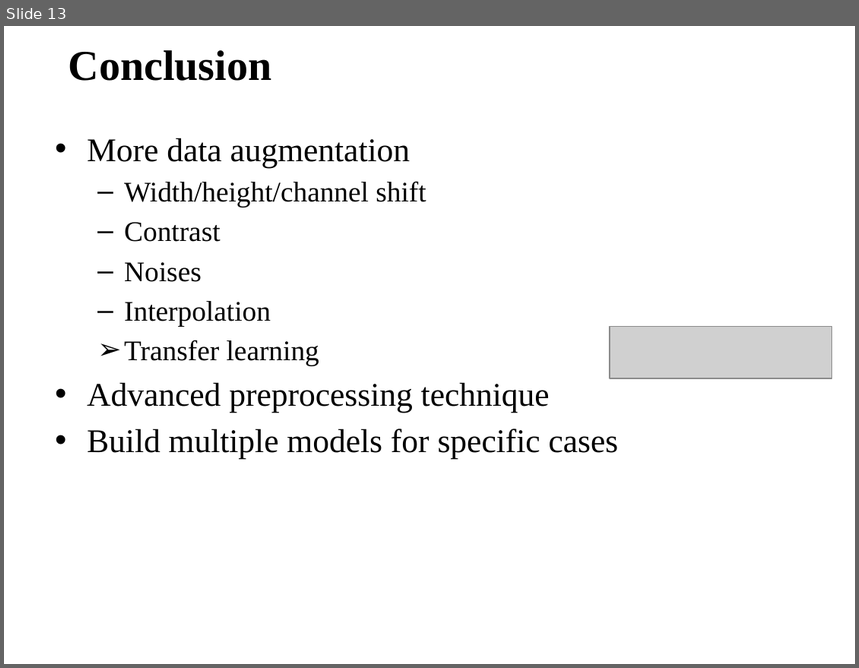
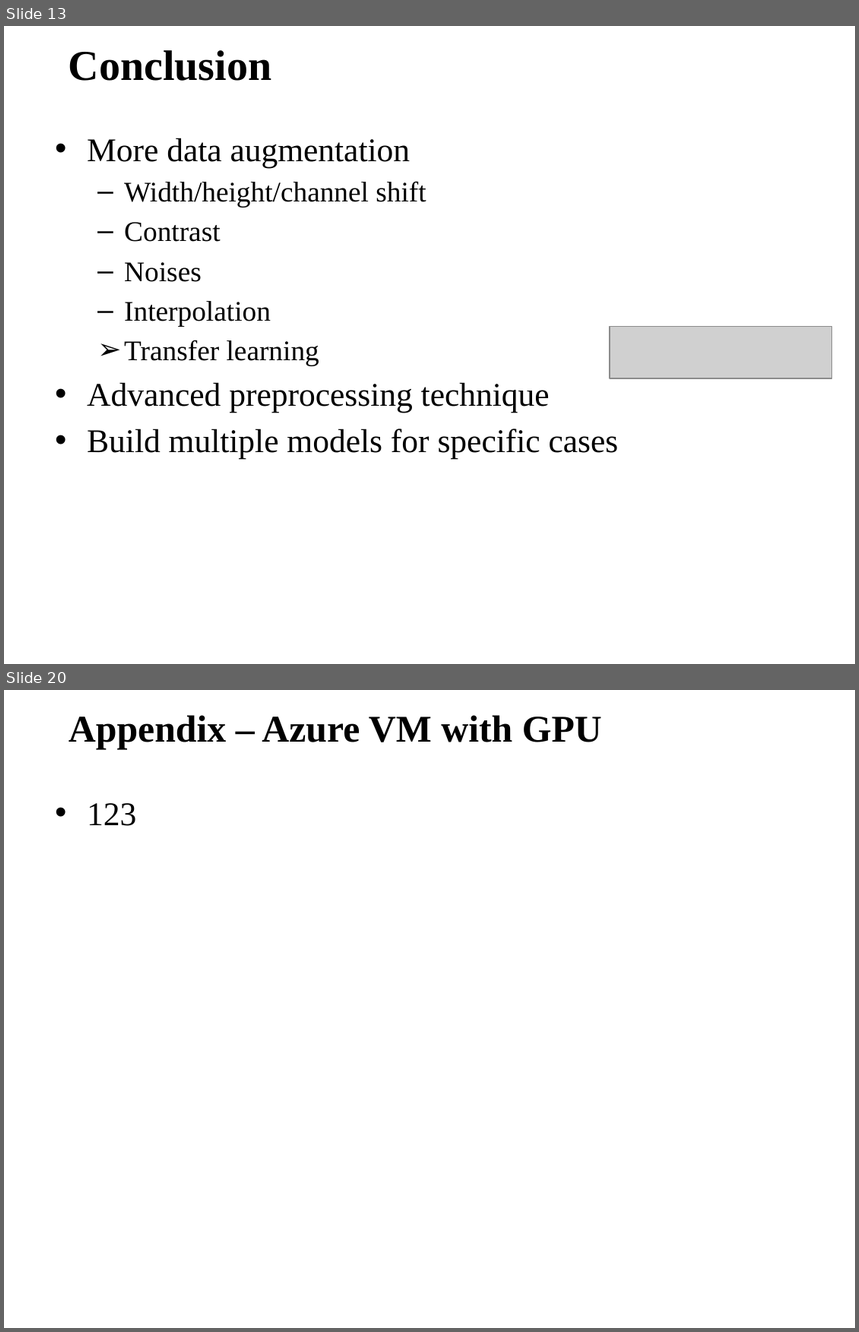
Before and after one commit to frankShih/face_classification_keras, a slide deck: Homework/han_shih_report20181003.pptx. Shown one above the other, each under a label of ours: slide 13 before the commit, slides 13 and 20 after it; the slides between them are not shown. The pictures are 859x668 and 859x1332 pixels, drawn with LibreOffice and Linux fonts; fonts in the diff are those of the drawing; grey boxes stand for pictures; background and template pictures are left out. Boxes give left, top, right and bottom in pixels: in the first picture for what was removed or moved away, otherwise in the second. Text is boxed around its words. In the diff, an @@ line names an element or a change of style, - is before the commit and + after.

```diff
--- a/Homework/han_shih_report20181003.pptx
+++ b/Homework/han_shih_report20181003.pptx
@@ slide 20 added at (4,690,855,1328), background picture (left out) @@
@@ title added at (69,715,602,749), 32 pt, text #000000, bold @@
+Appendix – Azure VM with GPU
@@ text added at (87,803,136,826), 28 pt, text #000000 @@
+• 123
```
Also in this commit, not shown: 3 slides changed, 6 other slides added.
